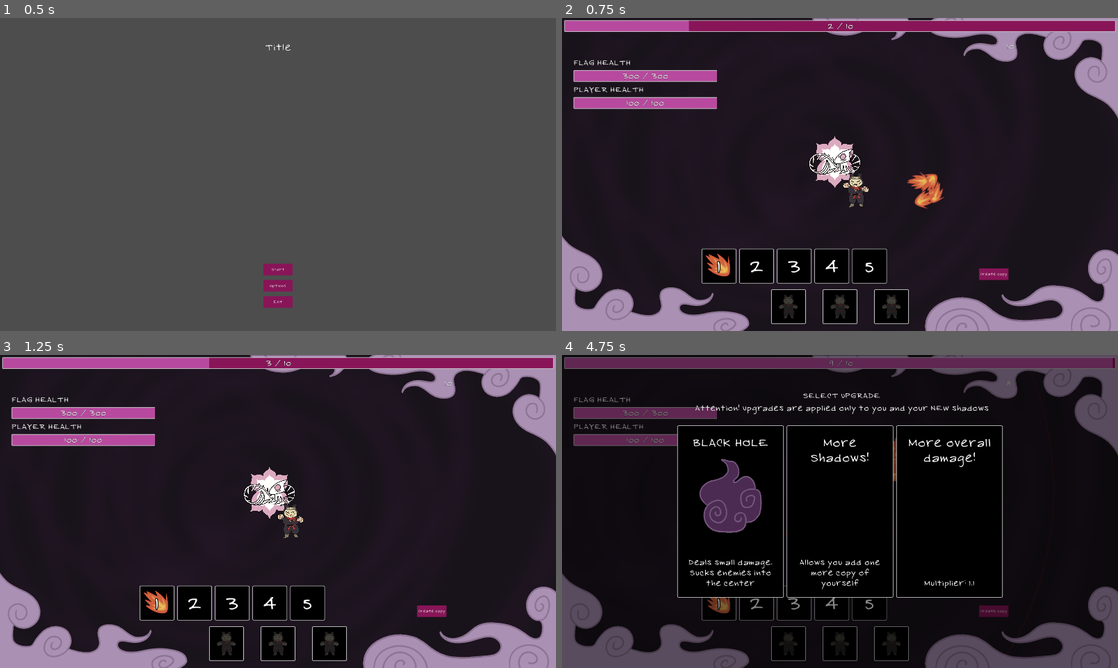
Above: before the commit, frames 1-4 (two rows, left to right).
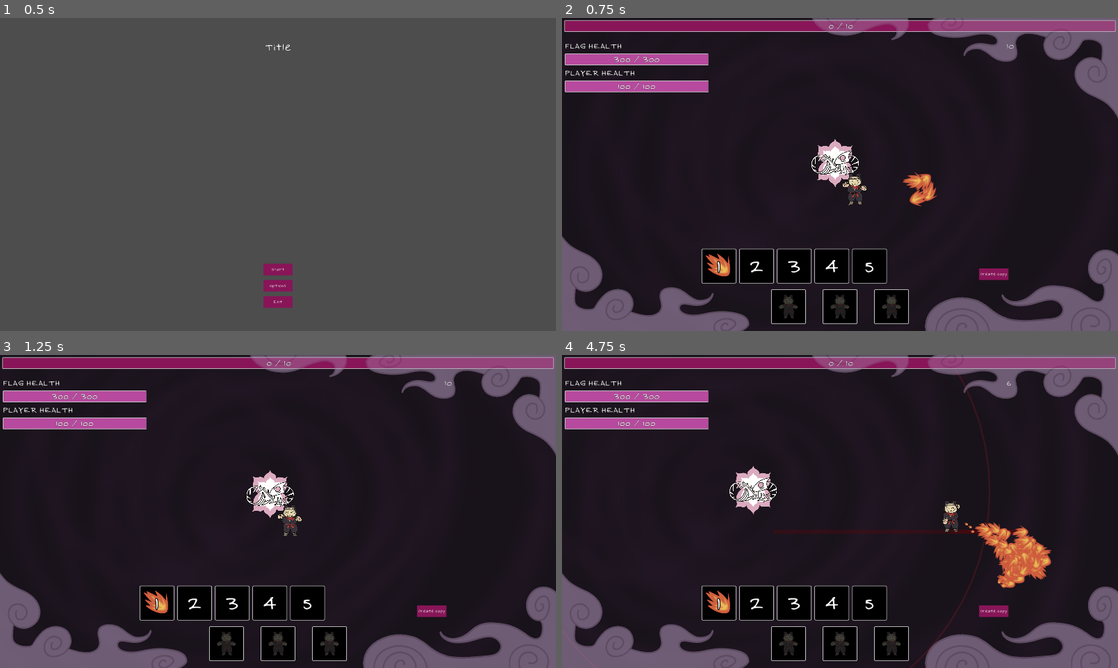
Above: after the commit, the same moments.

Repository: duckenclaw/gmtk2025
Game: Godot game, scene res://src/main_menu.tscn
Two runs of this game, one before a commit and one after it. Both use one fixed random seed, a clock stepped at 60 frames per second and the inputs below.
Inputs (mouse positions are in pixels of both pictures, inside the frame that each line leads up to):
- Up to frame 1 (0.5 s): no input
- Up to frame 2 (0.75 s): click "Start" at 0.5 s
- Up to frame 3 (1.25 s): no input
- Up to frame 4 (4.75 s): move the mouse to (962, 495) at 1.27 s; press the mouse at (962, 495) at 1.28 s; hold Right (ui_right) 1.28-2 s; release the mouse at (962, 495) at 2 s; drag from (728, 527) to (928, 517) at 2.02 s; move the mouse to (895, 442) at 2.77 s; press the mouse at (895, 442) at 2.78 s; hold Right (ui_right) 2.78-3.5 s; release the mouse at (895, 442) at 3.5 s; drag from (812, 574) to (979, 517) at 3.52 s; move the mouse to (1006, 558) at 4.27 s; press the mouse at (1006, 558) at 4.28 s; hold Left (ui_left) from 4.28 s (still down)

Frame 1 is identical in both runs. In frame 2, 18% of the frame differs, in the area x 0-100%, y 0-100%; in frame 3, 18%; in frame 4, 41%.

Commit message:
fixed debug code

Diff:
--- a/src/game/game.tscn
+++ b/src/game/game.tscn
@@ -38,7 +38,7 @@
 
 [node name="Camera2D" type="Camera2D" parent="."]
 position = Vector2(0, 2)
-zoom = Vector2(1.5, 1.5)
+zoom = Vector2(1.4, 1.4)
 limit_left = -900
 limit_top = -500
 limit_right = 900
--- a/src/game/state.gd
+++ b/src/game/state.gd
@@ -44,7 +44,8 @@
 
 func _process(delta: float) -> void:
 	# FOR DEBUG!!
-	exp += delta * 3.0
+	#exp += delta * 1.0
+	pass
 
 func start_loop():
 	var tween = create_tween()
--- a/src/ui/game_ui.tscn
+++ b/src/ui/game_ui.tscn
@@ -14,6 +14,7 @@
 script = ExtResource("1_jlfe0")
 
 [node name="Foreground" type="TextureRect" parent="."]
+modulate = Color(1, 1, 1, 0.34117648)
 anchors_preset = 15
 anchor_right = 1.0
 anchor_bottom = 1.0
@@ -32,10 +33,10 @@
 layout_mode = 2
 
 [node name="HealthContainer" type="VBoxContainer" parent="."]
-offset_left = 40.0
-offset_top = 137.0
-offset_right = 535.0
-offset_bottom = 255.0
+offset_left = 10.0
+offset_top = 80.0
+offset_right = 505.0
+offset_bottom = 256.0
 
 [node name="FlagHealthLabel" type="Label" parent="HealthContainer"]
 layout_mode = 2
@@ -105,6 +106,16 @@
 offset_bottom = 1111.0
 color = Color(0, 0, 0, 0.12156863)
 
+[node name="Foreground2" type="TextureRect" parent="."]
+modulate = Color(1, 1, 1, 0.3647059)
+anchors_preset = 15
+anchor_right = 1.0
+anchor_bottom = 1.0
+grow_horizontal = 2
+grow_vertical = 2
+texture = ExtResource("3_jdnd6")
+expand_mode = 1
+
 [node name="CopiesCenterContainer" type="CenterContainer" parent="."]
 anchors_preset = 12
 anchor_top = 1.0
--- a/src/upgrades/upgrade_card.gd
+++ b/src/upgrades/upgrade_card.gd
@@ -21,6 +21,7 @@
 	else:
 		description_label.text = upgrade.desctiption
 
+
 func _on_mouse_pressed_listener_mouse_pressed() -> void:
 	upgrade.action.call()
 	print(upgrade.title + " " + str(upgrade.mult))
